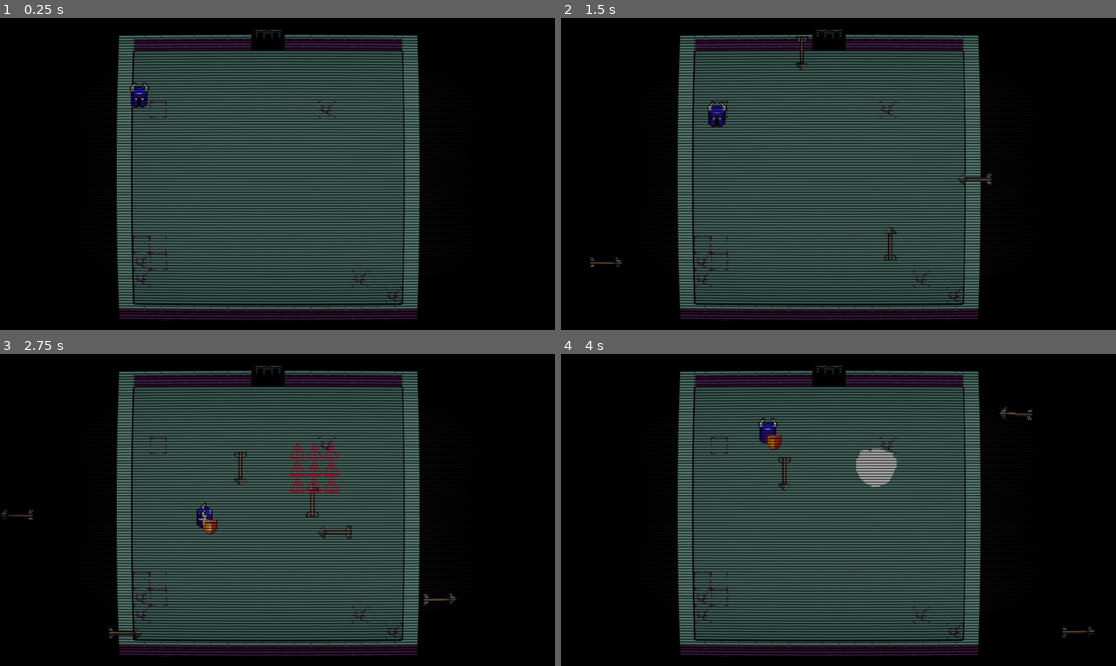
Above: before the commit, frames 1-4 (two rows, left to right).
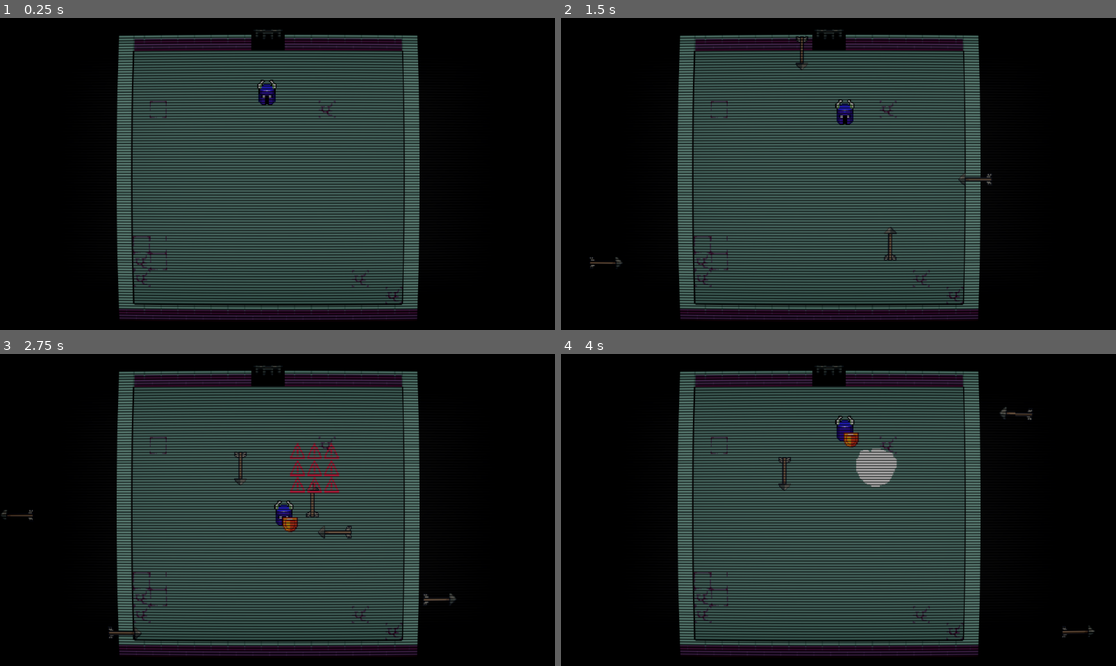
Above: after the commit, the same moments.

Repository: rddtz/gamejamplus
Game: Godot game, scene res://scenes/main.tscn
Same seed, same stepped clock (60 frames per second), same inputs: the game is played once before the commit and once after it.
Inputs:
- Up to frame 1 (0.25 s): no input
- Up to frame 2 (1.5 s): tap Enter at 0.5 s; hold Right (RIGHT) 0.53-1.28 s; hold Space (parry_block) 0.53-1.28 s; hold S (DOWN) from 1.28 s (still down); tap Space (parry_block) at 1.35 s
- Up to frame 3 (2.75 s): release S (DOWN) at 2.03 s; hold Right (RIGHT) from 2.03 s (still down); hold Space (parry_block) from 2.03 s (still down)
- Up to frame 4 (4 s): release Right (RIGHT) at 2.78 s; release Space (parry_block) at 2.78 s; hold W (UP) 2.78-3.53 s; tap Space (parry_block) at 2.85 s; hold A (LEFT) from 3.53 s (still down); hold Space (parry_block) from 3.53 s (still down)

The runs differ from the first frame. In frame 1, 0.4% of the frame differs, in the area x 23-50%, y 19-29%; in frame 2, 0.4%; in frame 3, 0.5%; in frame 4, 0.6%, in the area x 35-54%, y 19-31%.

Commit message:
change little detail in arrow

Diff:
--- a/plus/scenes/flecha.tscn
+++ b/plus/scenes/flecha.tscn
@@ -79,7 +79,8 @@
 frame_progress = 0.0888726
 
 [node name="Area2D" type="Area2D" parent="."]
+z_index = 2
 
 [node name="CollisionShape2D" type="CollisionShape2D" parent="Area2D"]
-position = Vector2(12, 0)
+position = Vector2(12, 2)
 shape = SubResource("RectangleShape2D_h6vc3")
--- a/plus/scenes/main.tscn
+++ b/plus/scenes/main.tscn
@@ -46,6 +46,6 @@
 [node name="spawner_direita" parent="." instance=ExtResource("7_ey8y3")]
 
 [node name="Player" parent="." instance=ExtResource("2_1m067")]
-position = Vector2(90, 109)
+position = Vector2(211, 107)
 
 [node name="bomba_spawner" parent="." instance=ExtResource("9_4xo4a")]
Binary file changed: plus/leaderboard.40.translation
Not shown: 1 places in plus/scenes/flecha.tscn that only renumber resources
Not shown: 1 places in plus/scenes/main.tscn that only renumber resources
